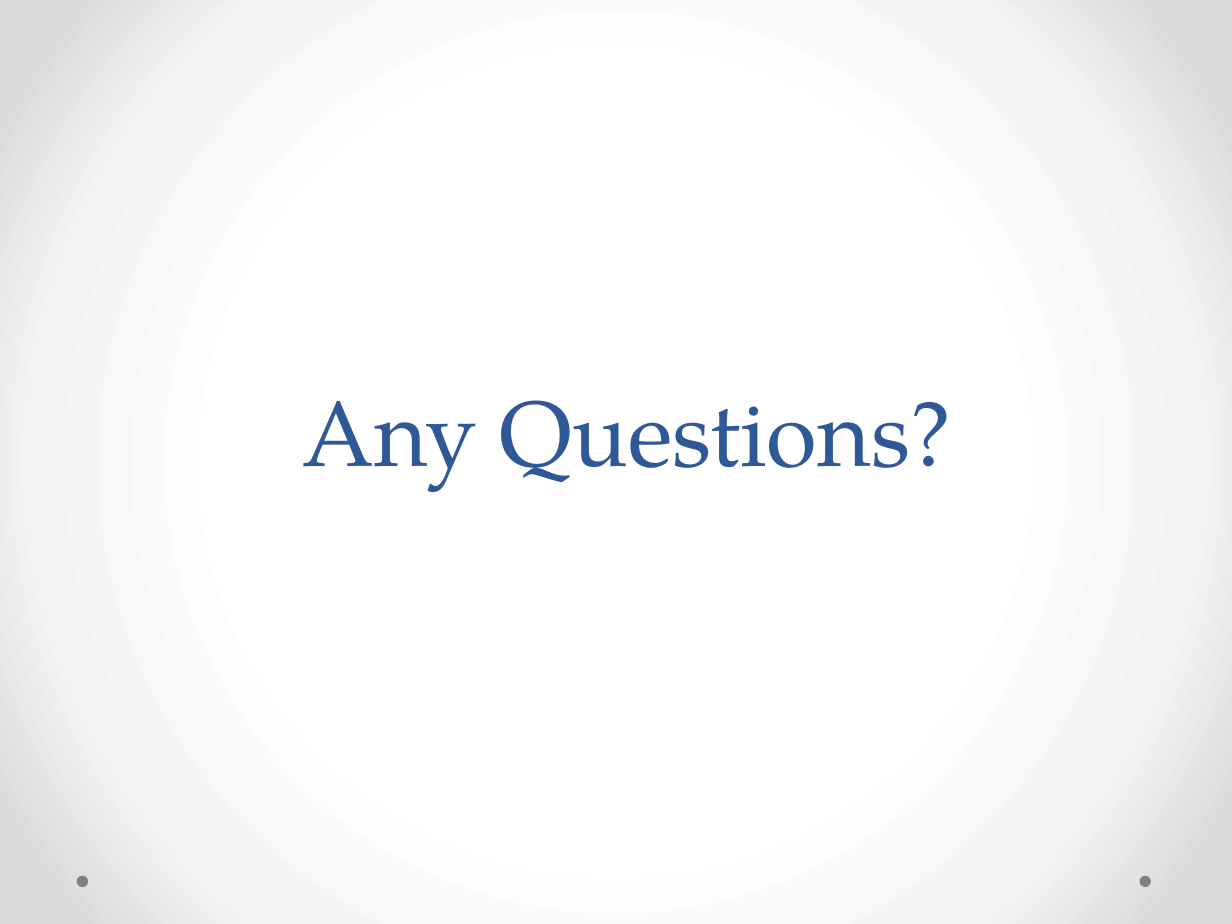
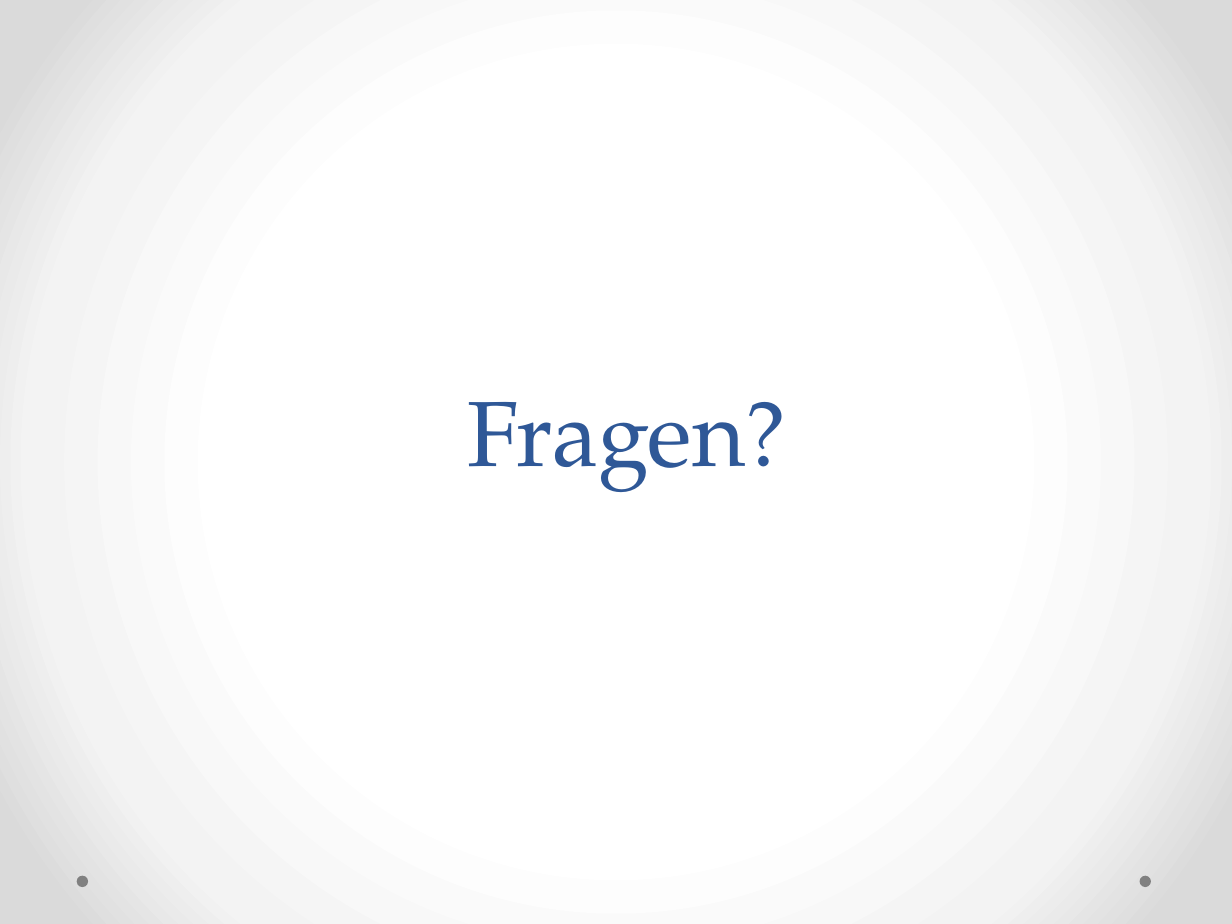
Before and after one commit to Medardus2004/ScrumPresentation, a slide deck: slide 24 of Scrum.pptx. Drawn at 1232x924 pixels with LibreOffice and Linux fonts; fonts in the diff are those of the drawing. Boxes give left, top, right and bottom in pixels: in the first picture for what was removed or moved away, otherwise in the second. Text is boxed around its words. In the diff, an @@ line names an element or a change of style, - is before the commit and + after.

```diff
--- a/Scrum.pptx
+++ b/Scrum.pptx
@@ title at bbox=[467, 402, 786, 492]: text changed @@
-Any Questions?
+Fragen?
```
Also in this commit, not shown: 6 other slides changed.
